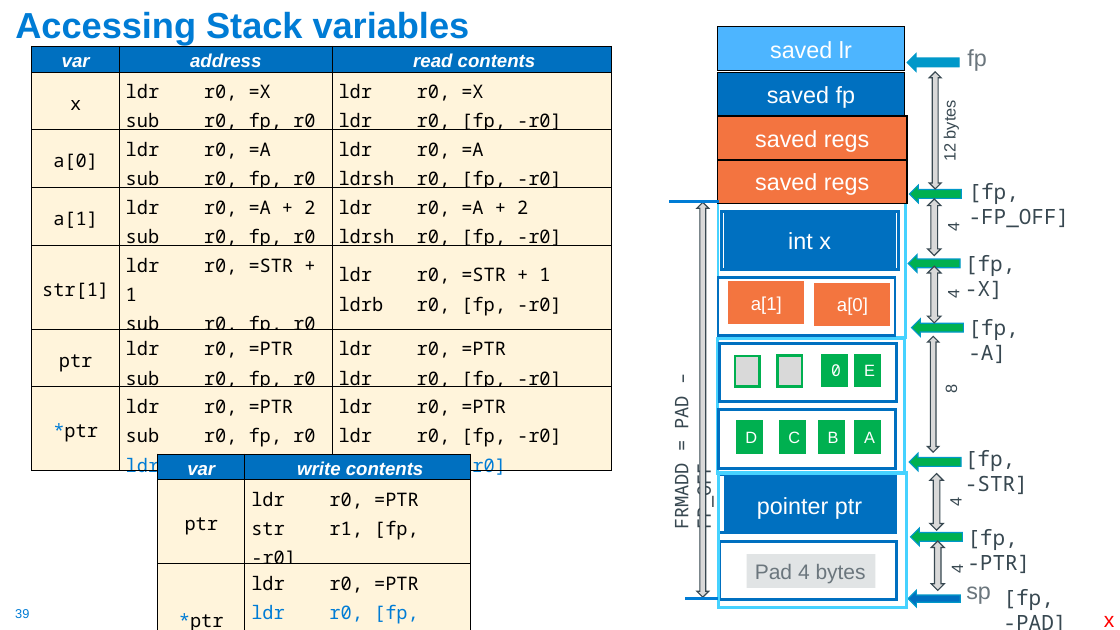
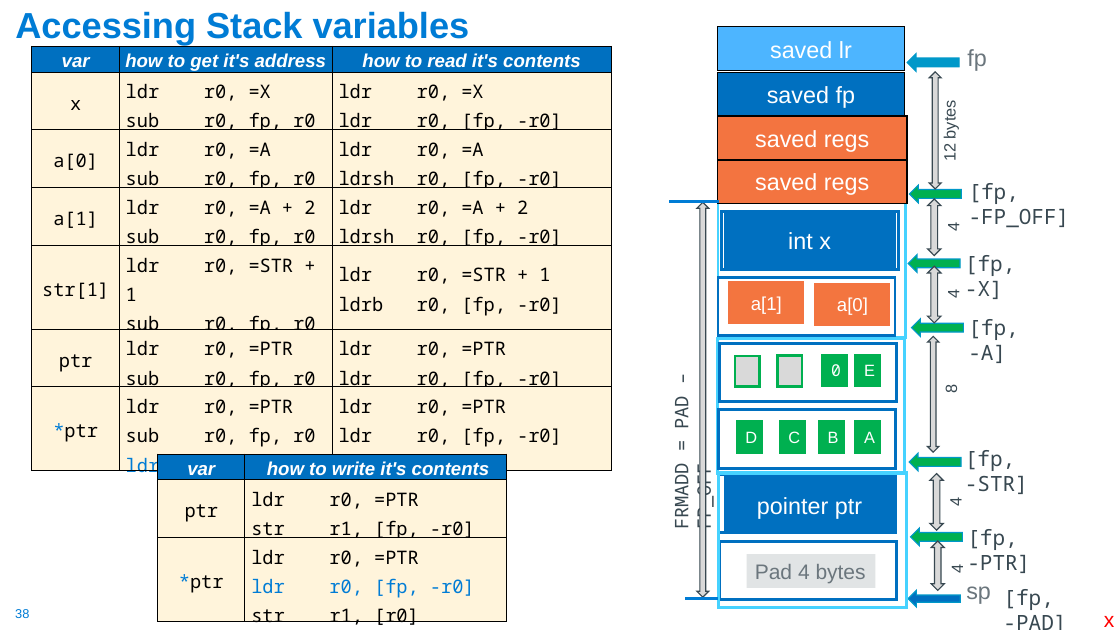
Before and after one commit to cse30-fa22/Muller_CSE30_Lecture_Slides, a slide deck: slide 38 of 09_Assm_Part4.pptx (slide 39 before the commit). Drawn at 1120x630 pixels with LibreOffice and Linux fonts; fonts in the diff are those of the drawing. Boxes give left, top, right and bottom in pixels: in the first picture for what was removed or moved away, otherwise in the second. Text is boxed around its words. In the diff, an @@ line names an element or a change of style, - is before the commit and + after.

```diff
--- a/09_Assm_Part4.pptx
+++ b/09_Assm_Part4.pptx
@@ table at <box>32,46,611,629</box> @@
-row 1, column 2: address
+row 1, column 2: how to get it's address
-row 1, column 3: read contents
+row 1, column 3: how to read it's contents
@@ table at <box>158,455,507,629</box> @@
-row 1, column 2: write contents
+row 1, column 2: how to write it's contents
@@ table: place and size @@
-table at <box>158,455,471,630</box>
+table at <box>158,455,507,629</box>
@@ page number at <box>15,609,29,618</box>: text changed @@
-39
+38
```
Also in this commit, not shown: 10 other slides changed, 1 slide added, 1 slide removed, 1 other file.
